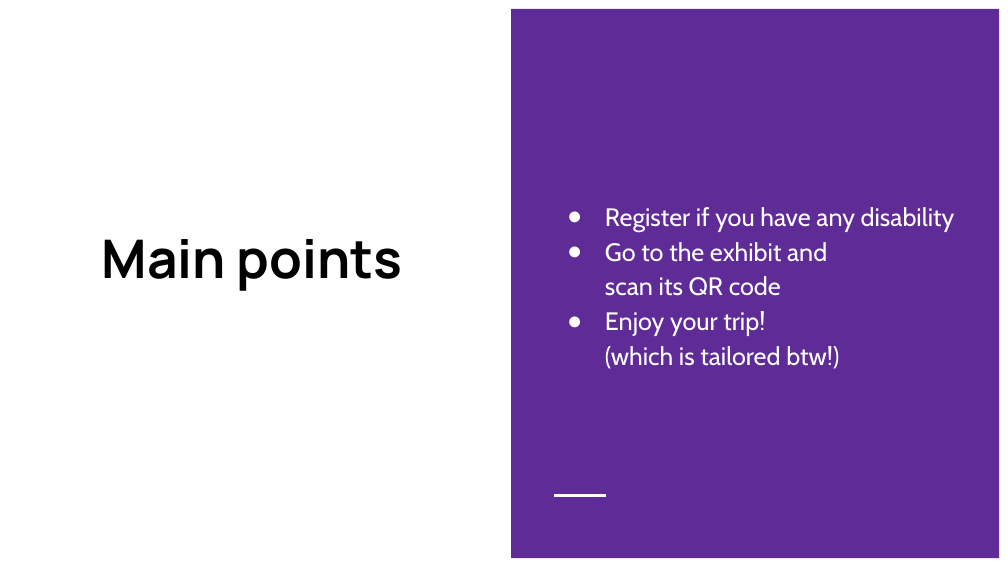
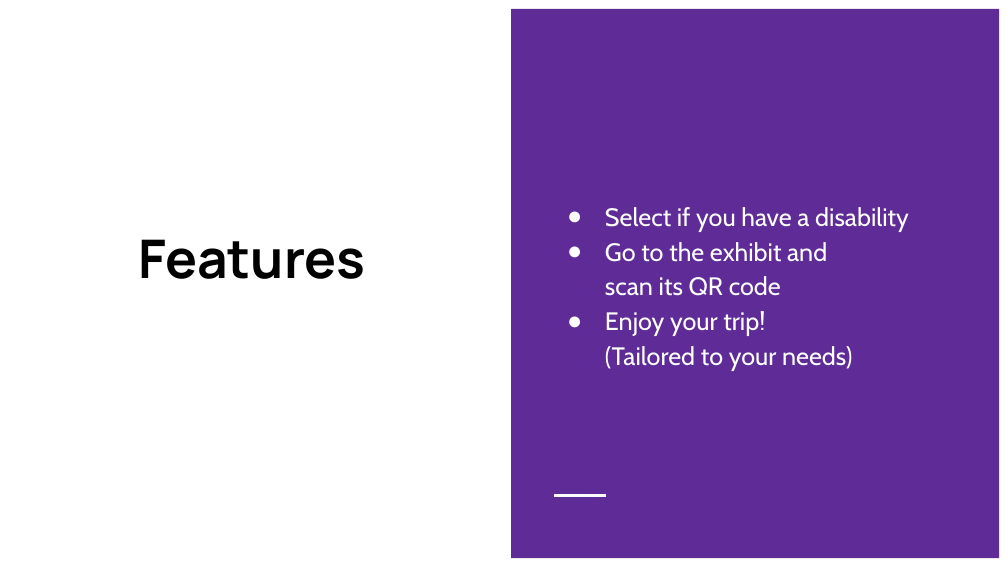
Before and after one commit to Glasgow19/team-5, a slide deck: slide 3 of presentation.pptx. Drawn at 1008x567 pixels with LibreOffice and Linux fonts; fonts in the diff are those of the drawing. Boxes give left, top, right and bottom in pixels: in the first picture for what was removed or moved away, otherwise in the second. Text is boxed around its words. In the diff, an @@ line names an element or a change of style, - is before the commit and + after.

```diff
--- a/presentation.pptx
+++ b/presentation.pptx
@@ text at [605,207,909,232]: text changed @@
-● Register if you have any disability
+● Select if you have a disability
@@ title at [139,239,366,279]: text changed @@
-Main points
+Features
@@ text at [605,311,852,371]: text changed @@
-● Enjoy your trip!
-  (which is tailored btw!)
+● Enjoy your trip!
+  (Tailored to your needs)
```
Also in this commit, not shown: 8 other slides changed, 6 slides added, 2 slides removed.
